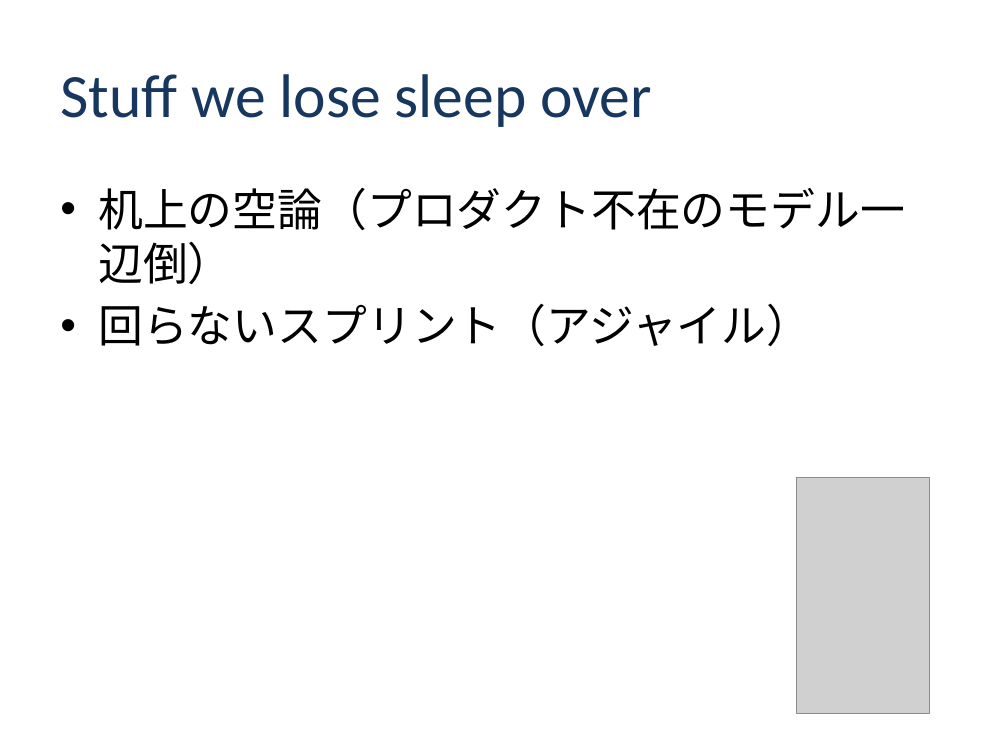
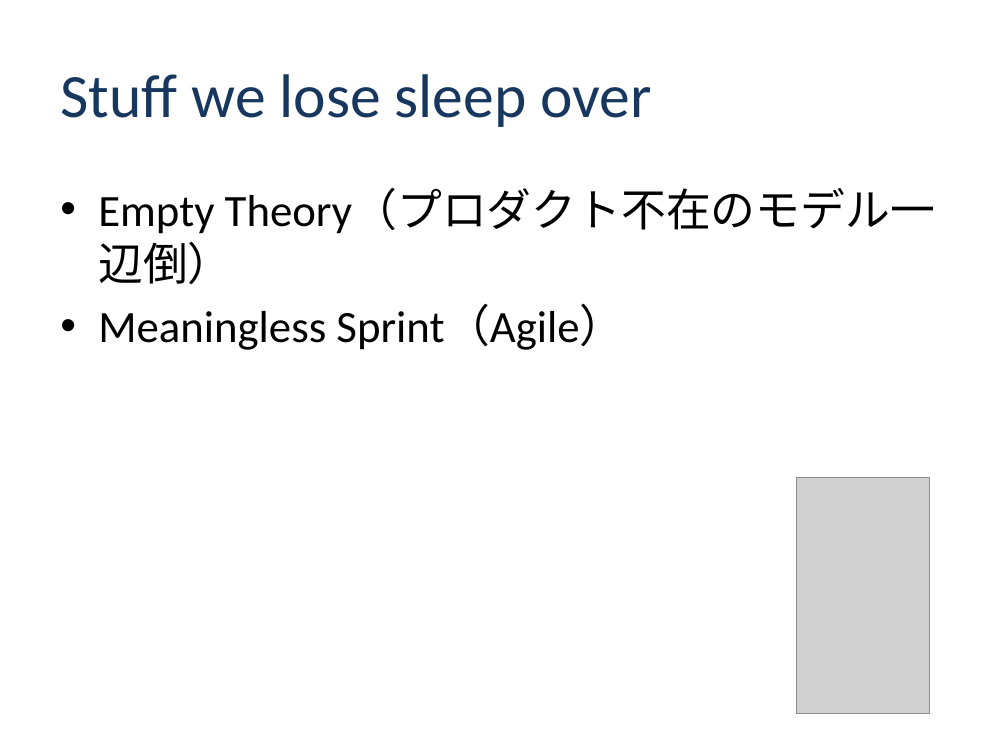
Before and after one commit to class-snct-rikitakelab/e-konbu2012, a slide deck: slide 9 of Inception Deck -E-konbu-.pptx. Drawn at 1008x756 pixels with LibreOffice and Linux fonts; fonts in the diff are those of the drawing; grey boxes stand for pictures; background and template pictures are left out. Boxes give left, top, right and bottom in pixels: in the first picture for what was removed or moved away, otherwise in the second. Text is boxed around its words. In the diff, an @@ line names an element or a change of style, - is before the commit and + after.

```diff
--- a/Inception Deck -E-konbu-.pptx
+++ b/Inception Deck -E-konbu-.pptx
@@ text at <box>98,189,935,350</box>: text changed @@
-• 机上の空論（プロダクト不在のモデル一辺倒）
-• 回らないスプリント（アジャイル）
+• Empty Theory（プロダクト不在のモデル一辺倒）
+• Meaningless Sprint（Agile）
```
Also in this commit, not shown: 7 other slides changed, 1 slide added, 1 slide removed.
